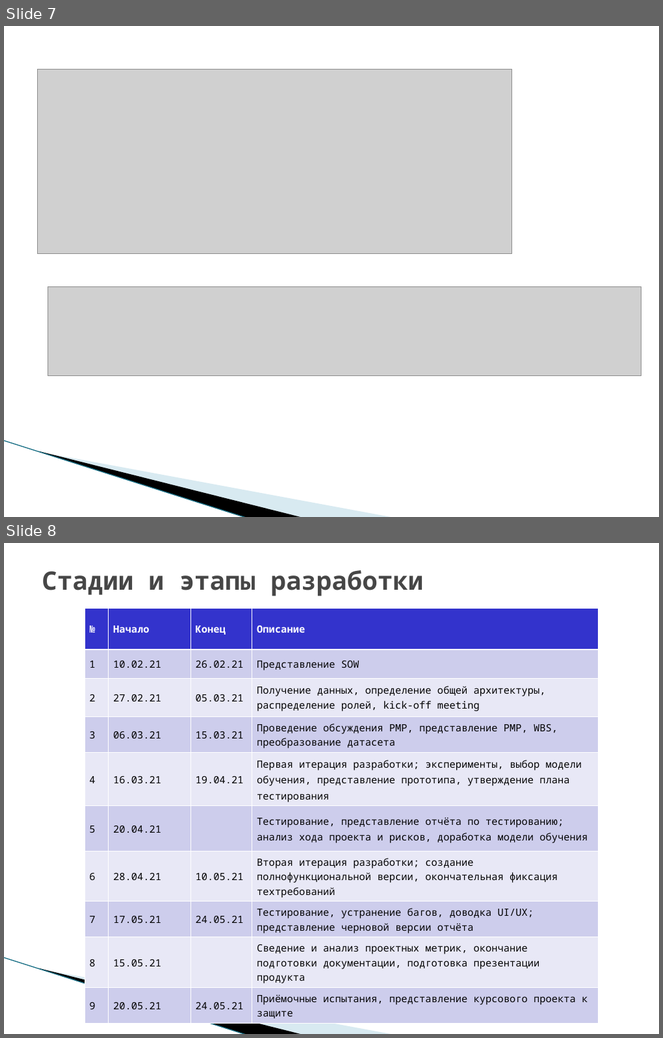
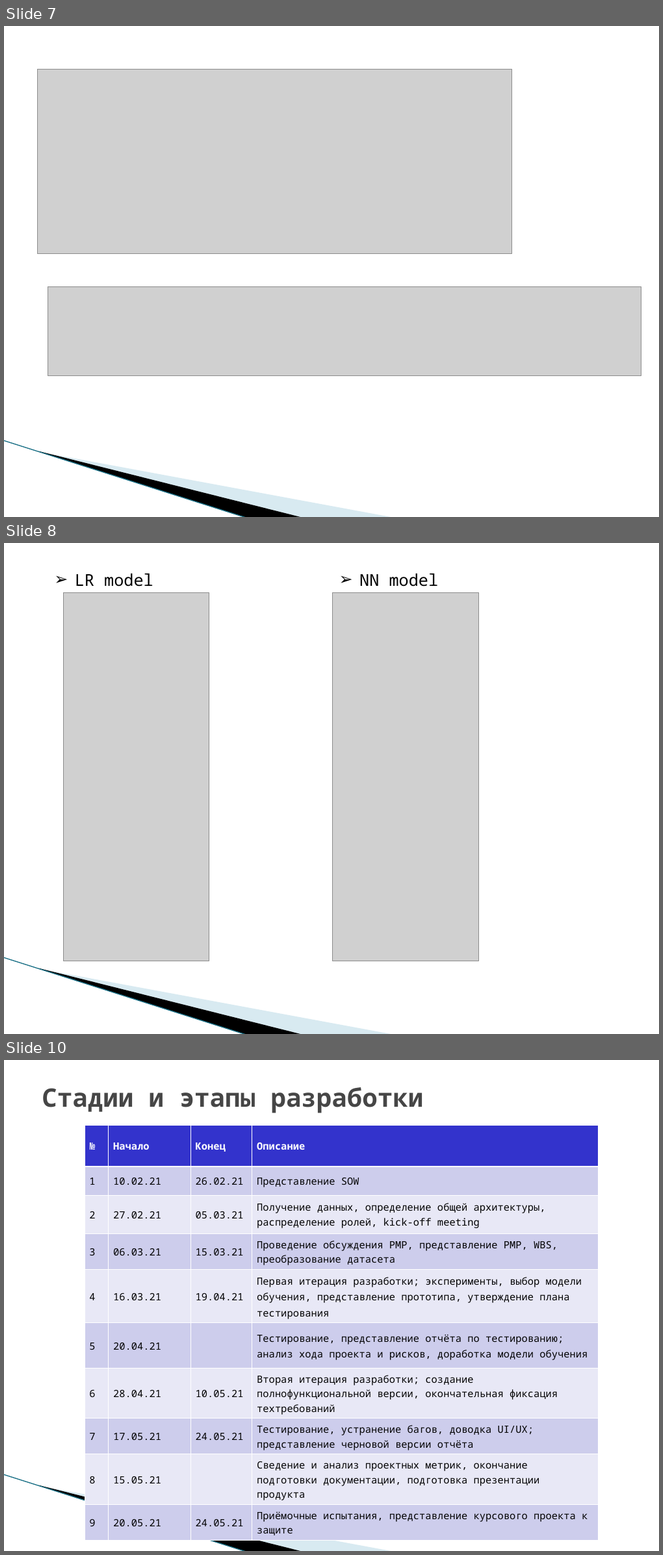
Before and after one commit to saviord7/applicant-service, a slide deck: reports/weekly reports/C09_RAS_final_report_LETI_2021.ppt. Shown one above the other, each under a label of ours: slides 7 and 8 before the commit, slides 7, 8 and 10 after it; the slides between them are not shown. The pictures are 663x1038 and 663x1555 pixels, drawn with LibreOffice and Linux fonts; fonts in the diff are those of the drawing; grey boxes stand for pictures; background and template pictures are left out. Boxes give left, top, right and bottom in pixels: in the first picture for what was removed or moved away, otherwise in the second. Text is boxed around its words. In the diff, an @@ line names an element or a change of style, - is before the commit and + after.

```diff
--- a/reports/weekly reports/C09_RAS_final_report_LETI_2021.ppt
+++ b/reports/weekly reports/C09_RAS_final_report_LETI_2021.ppt
@@ slide 8 added at (4, 543, 659, 1034), background #FFFFFF; not listed: 3 template elements that a slide beside it also shows @@
@@ text added at (75, 574, 154, 587), 18 pt, text #000000 @@
+➢ LR model
@@ text added at (360, 574, 439, 587), 18 pt, text #000000 @@
+➢ NN model
@@ picture added at (63, 593, 209, 962) @@
@@ picture added at (333, 593, 479, 962) @@
@@ what was slide 8 is now slide 10 @@
```
Also in this commit, not shown: 3 other slides added, 4 other files.
